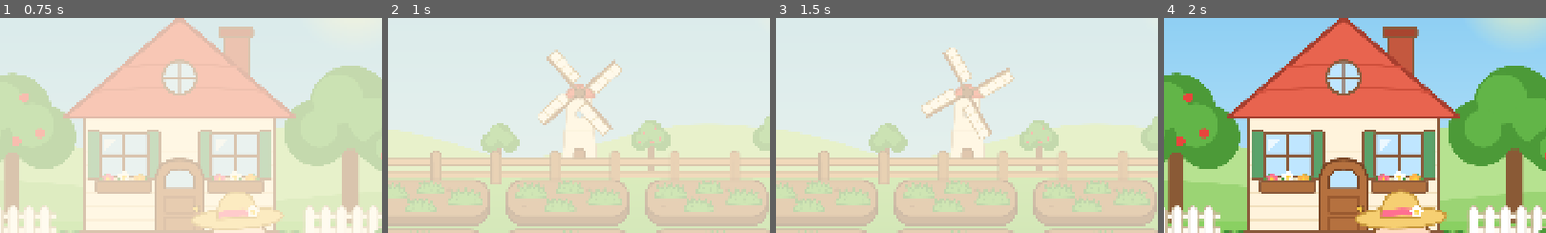
Above: before the commit, frames 1-4 (left to right).
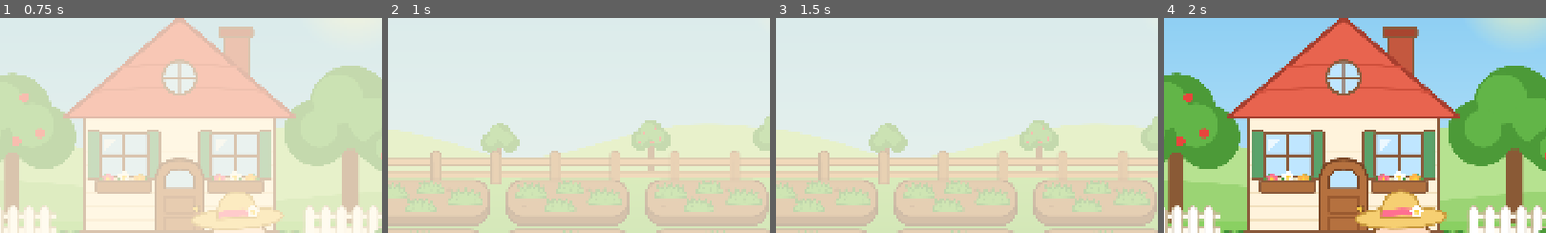
Above: after the commit, the same moments.

Repository: emirsalihgmrk/small-town
Game: Godot game, scene res://scenes/main/home.tscn
Same seed, same stepped clock (60 frames per second), same inputs: the game is played once before the commit and once after it.
Inputs (mouse positions are % of the whole screen's width and height, from its top left):
- Up to frame 1 (0.75 s): click (8, 19) at 0.5 s
- Up to frame 2 (1 s): no input
- Up to frame 3 (1.5 s): click (5, 10) at 1.25 s
- Up to frame 4 (2 s): no input
The pictures show only the part of the screen within x 26-76%, y 21-71%; the shares and areas given below are measured in that part.

Frame 1 is identical in both runs. In frame 2, 4.6% of the frame differs, in the area x 39-62%, y 14-65%; in frame 3, 4.5%; in frame 4, nothing differs.

Commit message:
Tarladaki arka plan yel değirmenini kaldır
Co-Authored-By: Claude Opus 5.5 <noreply@anthropic.com>

Diff:
--- a/scenes/field/field.tscn
+++ b/scenes/field/field.tscn
@@ -23,8 +23,6 @@
 [ext_resource type="PackedScene" path="res://scenes/ui/icons/tools/seed_bag_wheat_icon.tscn" id="21_seed_wheat"]
 [ext_resource type="Texture2D" path="res://assets/art/ui/icons/tools/bucket.svg" id="22_bucket"]
 [ext_resource type="Texture2D" path="res://assets/art/ui/icons/tools/sickle.svg" id="23_sickle"]
-[ext_resource type="Texture2D" path="res://assets/art/field/windmill_tower.svg" id="24_windmill_tower"]
-[ext_resource type="Texture2D" path="res://assets/art/field/windmill_blades.svg" id="25_windmill_blades"]
 [ext_resource type="Script" path="res://scripts/input/tap_router.gd" id="tap_router_script"]
 [ext_resource type="Script" path="res://scripts/components/pause_when_inactive.gd" id="pause_script"]
 [ext_resource type="Script" path="res://scripts/field/field.gd" id="field_script"]
@@ -40,7 +38,6 @@
 [ext_resource type="Texture2D" path="res://assets/art/field/wheat_bundle.svg" id="wheat_bundle"]
 [ext_resource type="PackedScene" path="res://scenes/field/effects/sparkle_burst.tscn" id="sparkle_burst"]
 [ext_resource type="Script" path="res://scripts/components/scene_ambience.gd" id="ambience_script"]
-[ext_resource type="Script" path="res://scripts/components/spin_component.gd" id="spin_script"]
 [ext_resource type="Script" path="res://scripts/field/field_bird.gd" id="bird_script"]
 [ext_resource type="Script" path="res://scripts/field/field_bunny.gd" id="bunny_script"]
 [ext_resource type="Script" path="res://scripts/input/tappable.gd" id="tappable_script"]
@@ -223,23 +220,6 @@
 centered = false
 offset = Vector2(-160, -400)
 
-[node name="Windmill" type="Node2D" parent="World"]
-position = Vector2(990, 600)
-scale = Vector2(0.8, 0.8)
-
-[node name="Tower" type="Sprite2D" parent="World/Windmill"]
-texture = ExtResource("24_windmill_tower")
-centered = false
-offset = Vector2(-62, -282)
-
-[node name="Blades" type="Sprite2D" parent="World/Windmill"]
-position = Vector2(0, -226)
-texture = ExtResource("25_windmill_blades")
-
-[node name="Spin" type="Node" parent="World/Windmill/Blades"]
-script = ExtResource("spin_script")
-degrees_per_second = 24.0
-
 [node name="Ground" type="Sprite2D" parent="World"]
 position = Vector2(0, 600)
 texture = ExtResource("7_ground")
